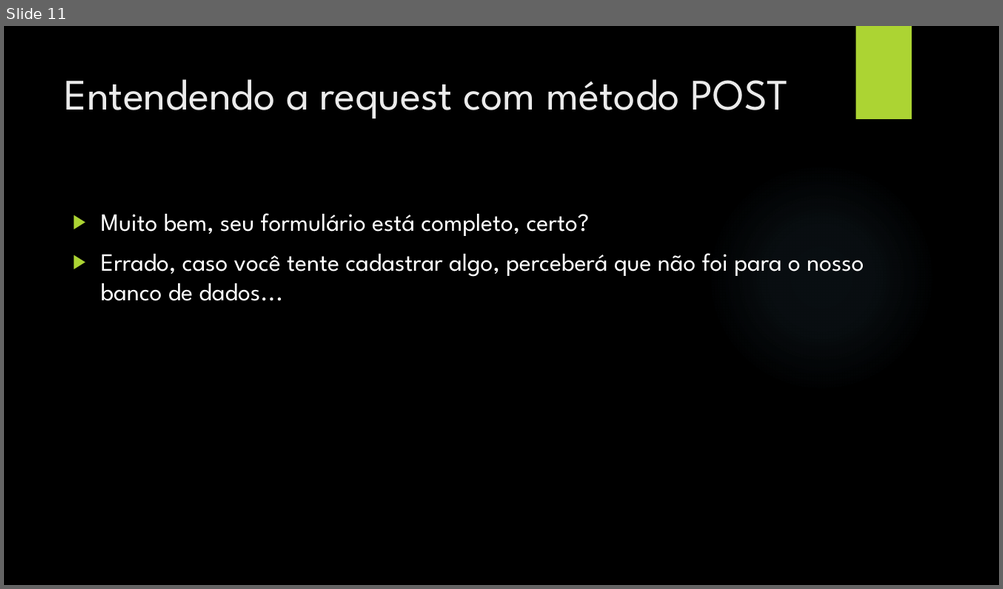
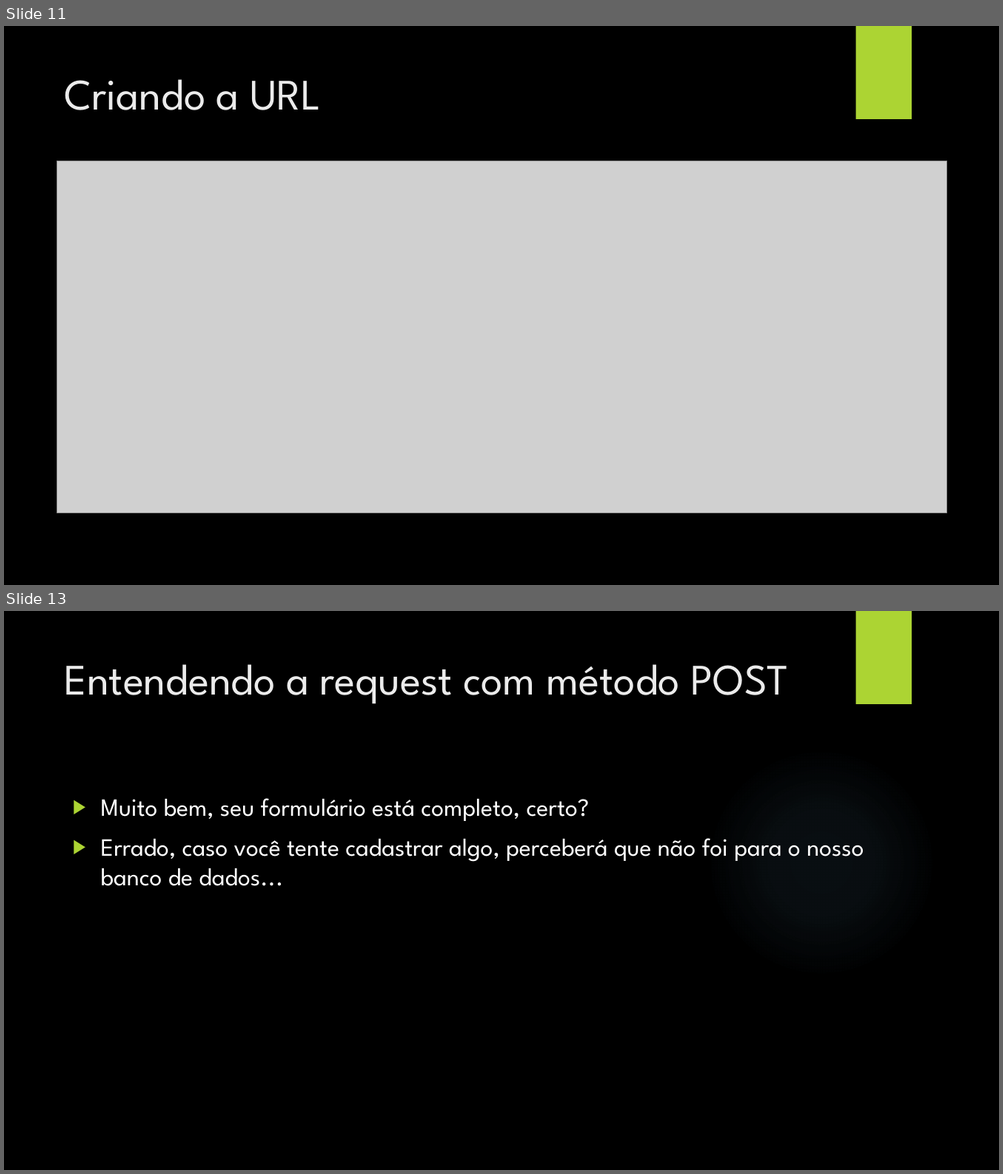
Before and after one commit to DiegoMeruoca/diegomeruoca.github.io, a slide deck: content/TDS/DS/13 - Realizando um CRUD - Create.ppsx. Shown one above the other, each under a label of ours: slide 11 before the commit, slides 11 and 13 after it; the slides between them are not shown. The pictures are 1003x589 and 1003x1174 pixels, drawn with LibreOffice and Linux fonts; fonts in the diff are those of the drawing; grey boxes stand for pictures; background and template pictures are left out. Boxes give left, top, right and bottom in pixels: in the first picture for what was removed or moved away, otherwise in the second. Text is boxed around its words. In the diff, an @@ line names an element or a change of style, - is before the commit and + after.

```diff
--- a/content/TDS/DS/13 - Realizando um CRUD - Create.ppsx
+++ b/content/TDS/DS/13 - Realizando um CRUD - Create.ppsx
@@ slide 11 added at [4, 26, 999, 585], background picture (left out); not listed: 1 template element that a slide beside it also shows @@
@@ title added at [64, 79, 321, 110], 42 pt, text #EBEBEB @@
+Criando a URL
@@ picture added at [57, 161, 947, 513] @@
@@ what was slide 11 is now slide 13 @@
```
Also in this commit, not shown: 4 slides changed, 2 other slides added, 23 other files.
